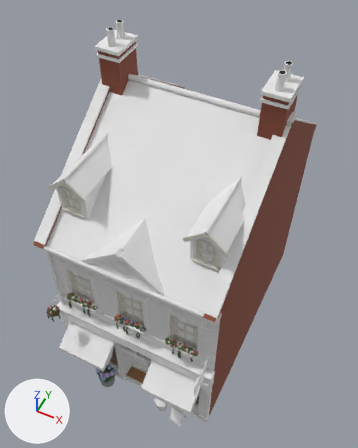
An edit to the glTF model assets/models/houses/fashion_shop.glb, drawn before and after from the same camera.
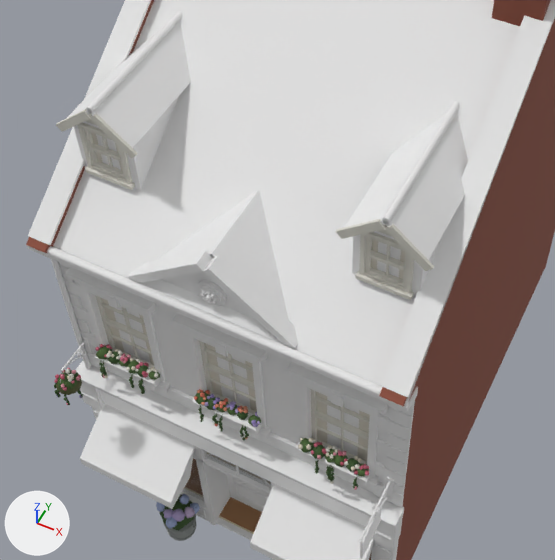
There are two pictures of each version: one whole from a 50 mm lens placed at (4.68, -6.25, 17.3), pointed at (-0.09, 3.3, 5.36), one close up on the part from 6% to 80% of the width and 28% to 89% of the height. Lighting does not change. The marker at lower left points along +X, +Y and +Z. The first two pictures are the older version. Objects named as collision shapes, trigger or cutter boxes, shadow casters or lower levels of detail are left out. Vertices at exactly the same position are counted once.

The older version as bpy lines, for what is in view:
```python
me_fashion_shop = bpy.data.meshes.new('fashion_shop')
me_fashion_shop.from_pydata(...)  # 11885 vertices, 19296 faces; spans x -2.74..2.73, y -1.02..8.32, z 0.0..11.21
# faces by material slot: [19256, 8, 2, 2, 26, 2]
me_fashion_shop.materials.append(mat_house)
me_fashion_shop.materials.append(mat_glass)
me_fashion_shop.materials.append(mat_sign_chalkboard)
me_fashion_shop.materials.append(mat_sign_fascia)
me_fashion_shop.materials.append(mat_sign_hanging)
me_fashion_shop.materials.append(mat_sign_open)
ob_fashion_shop = bpy.data.objects.new('fashion_shop', me_fashion_shop)
ob_fashion_shop.location = (0.0, 0.0, 0.0)
```
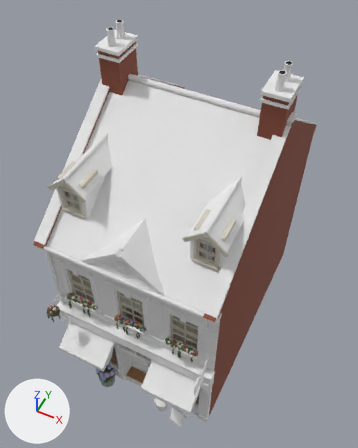
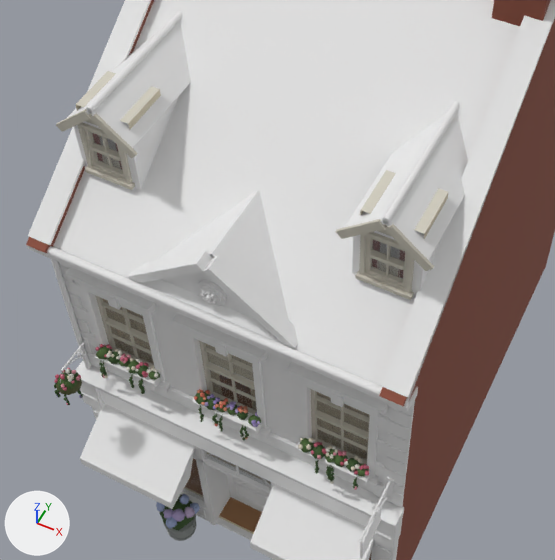
What differs and where, as boxes (x1, y1, x2, y2) in the close-ups (555 x 560 px):
part 1 of me_fashion_shop, rebuilt
    before: (205, 343, 222, 396)
    after: (206, 345, 222, 394)
part 2 of me_fashion_shop, rebuilt (mostly hidden)
    before: (245, 361, 257, 412)
    after: (250, 388, 257, 410)
part 3 of me_fashion_shop, reshaped
    before: (91, 133, 405, 461)
    after: (76, 71, 448, 459)
part 4 of me_fashion_shop, recoloured
    both: (56, 109, 434, 465)
part 5 of me_fashion_shop, recoloured
    before: (96, 134, 401, 456)

What changed in the scene script:
```text
Change me_fashion_shop:
    used by ob_fashion_shop; location = (0.0, 0.0, 0.0)
    remove me_fashion_shop.from_pydata(...)  # 11885 vertices, 19296 faces; spans x -2.74..2.73, y -1.02..8.32, z 0.0..11.21
    add me_fashion_shop.from_pydata(...)  # 12201 vertices, 19700 faces; spans x -2.74..2.73, y -1.02..8.32, z 0.0..11.21
    me_fashion_shop part 1: the loose piece of 4 vertices spanning x -0.45..-0.23, y 0.11, z 4.23..5.8 is rebuilt with 14 vertices and now spans x -0.41..-0.25, y 0.13..0.15, z 4.22..5.76
    me_fashion_shop part 2: the loose piece of 4 vertices spanning x 0.23..0.45, y 0.11, z 4.23..5.8 is rebuilt with 14 vertices and now spans x 0.25..0.41, y 0.13..0.15, z 4.22..5.76
    me_fashion_shop part 3
    32 vertices are removed from x -2.22..2.22, y 0.11..0.74, z 4.23..8.31
    26 faces are deleted
    2 vertices move within x -2.07, y -0.27, z 4.01
    166 vertices are added at x -2.34..2.34, y 0.13..0.78, z 3.92..8.57
    26 new vertices lie (0.0, 0.0, 1.54) away from vertices in x -2.11..2.11, y 0.13..0.15, z 4.22
    12 new vertices lie (0.0, 0.7, 0.0) away from vertices in x -2.34..2.34, y 0.14..0.77, z 3.92..8.57
    8 new vertices lie (0.46, 0.0, 0.0) away from vertices in x -2.18..1.72, y 0.75..0.76, z 7.97..7.98
    218 new faces join them, mat_house
    me_fashion_shop part 4: 506 kept faces spanning x -2.7..2.7, y 0.05..8.2, z 4.18..8.76 get new vertex colours; the middle colour goes from white #edebe0 to pale yellow #dbd6c7
    me_fashion_shop part 5: 10 faces spanning x -2.22..2.22, y 0.12..0.75, z 4.18..8.31 switch from mat_house to mat_glass
    other edits to the shape of me_fashion_shop do not show in these pictures
```
